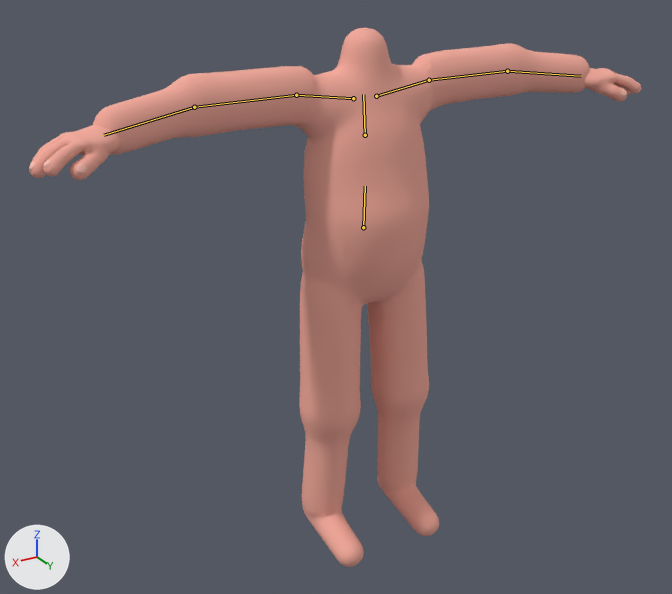
Two versions of the glTF model characters/male_base/art/male_base.glb, one commit apart.
One viewpoint serves both versions: a camera (50 mm lens) standing at (1.3, 2.019, 1.78) and looking at (0.1, 0.02, 0.781). Every picture has the same lights, and +X, +Y and +Z are marked at lower left. The first picture is the older version. The bones that change are drawn over the model as lines.

Names of what the first picture shows: 'Body_FootL', 'Body_FootR', 'Body_Hips', 'Body_LowerArmL', 'Body_LowerArmR', 'Body_LowerLegL', 'Body_LowerLegR', 'Body_Torso', 'Body_UpperArmL', 'Body_UpperArmR', 'Body_UpperLegL', 'Body_UpperLegR', 'HandL', 'HandR', 'NailsL', 'NailsR'.
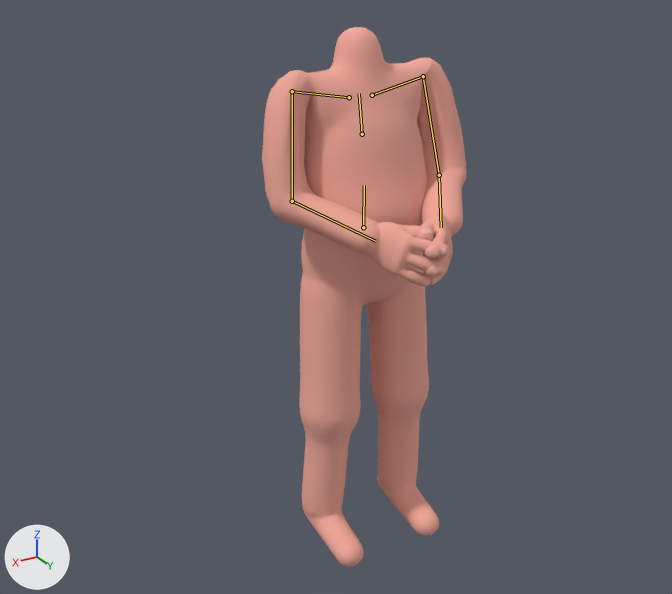
The newer file adds an action. The first version stands in its rest pose; the second is drawn at frame 24 of the action 'laugh'.

Pixel boxes [x1, y1, x2, y2] of what changed, in the pictures (672 x 594 px):
'Body_Torso', posed (12% wider)
    before: [301, 28, 435, 259]
    after: [288, 27, 438, 258]
'Body_UpperArmR', posed
    before: [196, 66, 316, 136]
    after: [262, 71, 313, 208]
'Body_LowerArmR', posed (7% narrower, 13% shorter)
    before: [93, 74, 214, 155]
    after: [267, 185, 380, 255]
'Body_UpperArmL', posed
    before: [423, 44, 522, 114]
    after: [417, 61, 466, 172]
'HandR', posed
    before: [30, 125, 121, 180]
    after: [368, 222, 449, 286]
'Body_LowerArmL', posed
    before: [504, 43, 590, 96]
    after: [422, 162, 467, 236]
'HandL', posed
    before: [584, 68, 641, 102]
    after: [416, 212, 453, 285]
'Body_FootL', posed
    both: [377, 475, 439, 536]
'NailsR', posed (60% narrower, 321% taller)
    before: [29, 160, 88, 173]
    after: [424, 228, 447, 286]
'NailsL', posed
    before: [621, 89, 627, 96]
    after: [421, 228, 439, 284]
bone 'Spine', root to tip
    before: (363, 227) to (365, 186)
    after: (363, 227) to (364, 185)
bone 'UpperChest', root to tip
    before: (365, 135) to (363, 94)
    after: (362, 134) to (359, 93)
bone 'LeftShoulder', root to tip
    before: (376, 96) to (429, 80)
    after: (372, 95) to (423, 76)
bone 'LeftUpperArm', root to tip
    before: (429, 80) to (507, 71)
    after: (423, 76) to (439, 175)
bone 'LeftLowerArm', root to tip
    before: (507, 71) to (581, 76)
    after: (439, 175) to (441, 227)
bone 'RightShoulder', root to tip
    before: (353, 98) to (296, 95)
    after: (349, 97) to (292, 91)
bone 'RightUpperArm', root to tip
    before: (296, 95) to (194, 107)
    after: (292, 91) to (292, 201)
bone 'RightLowerArm', root to tip
    before: (194, 107) to (104, 135)
    after: (292, 201) to (375, 241)

The edits, one by one:
Bone 'Spine' (bone_spine) turns from (0, 0, 0) to (-3, 0, 0) degrees about its own x, y and z.
Bone 'UpperChest' (bone_upperchest) turns from (0, 0, 0) to (-2, 0, 0) degrees about its own x, y and z.
Bone 'LeftShoulder' (bone_leftshoulder) turns from (0, 0, 0) to (2, 0, 0) degrees about its own x, y and z.
Bone 'LeftUpperArm' (bone_leftupperarm) turns from (0, 0, 0) to (6, 39, -81) degrees about its own x, y and z.
Bone 'LeftLowerArm' (bone_leftlowerarm) turns from (0, 0, 0) to (56, 1, 6) degrees about its own x, y and z.
Bone 'RightShoulder' (bone_rightshoulder) turns from (0, 0, 0) to (2, 0, 0) degrees about its own x, y and z.
Bone 'RightUpperArm' (bone_rightupperarm) turns from (0, 0, 0) to (6, -39, 81) degrees about its own x, y and z.
Bone 'RightLowerArm' (bone_rightlowerarm) turns from (0, 0, 0) to (56, -1, -6) degrees about its own x, y and z.
